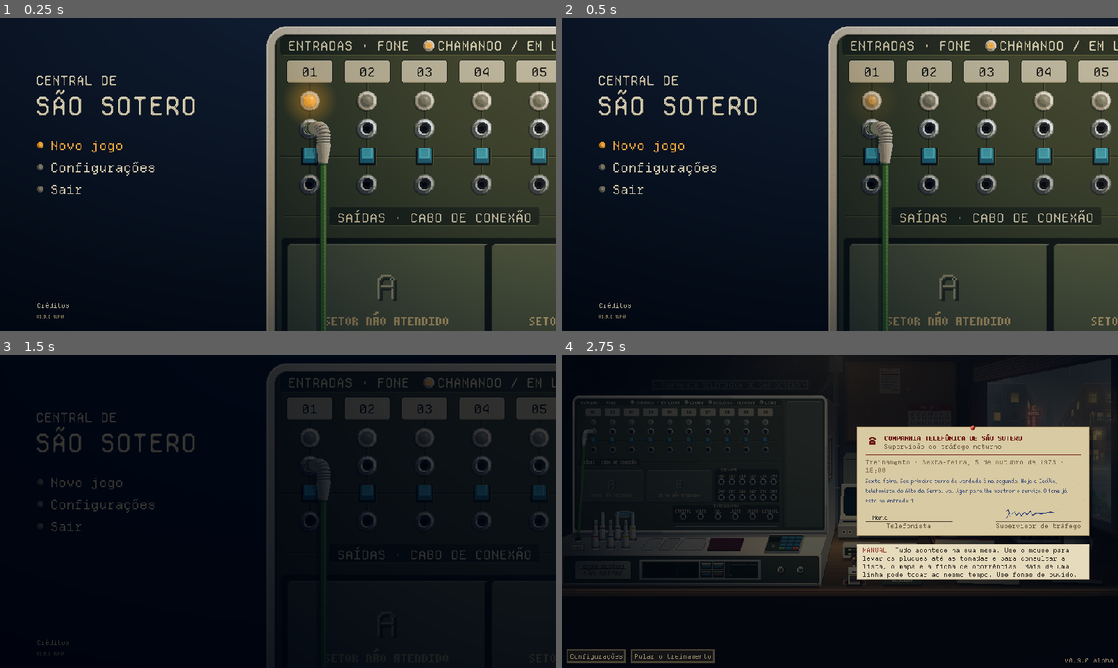
Above: before the commit, frames 1-4 (two rows, left to right).
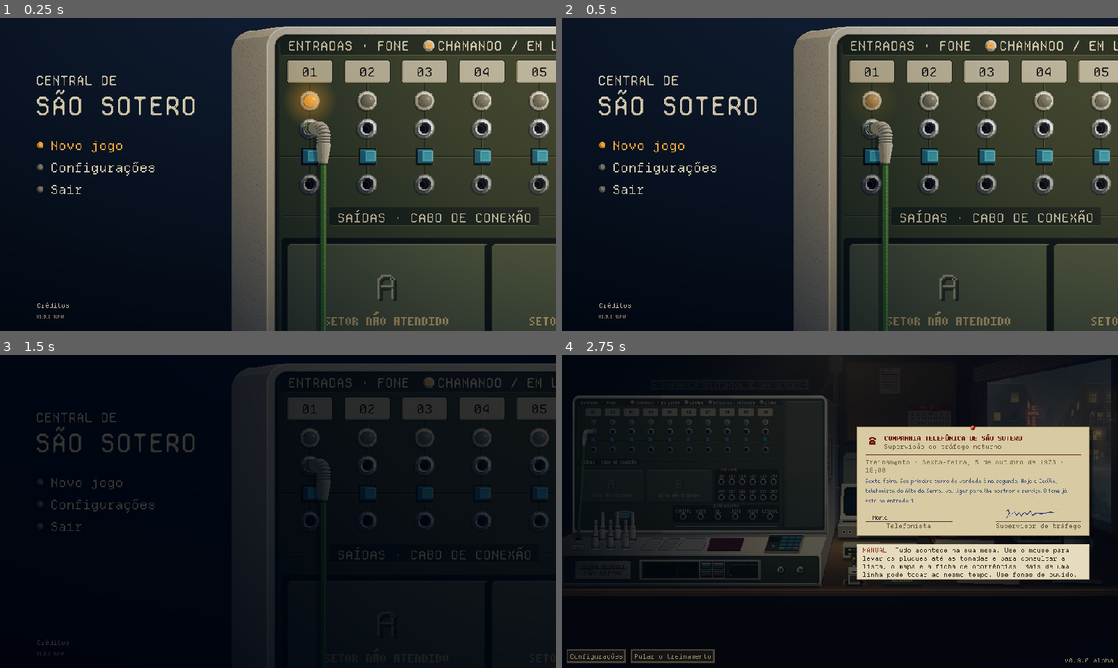
Above: after the commit, the same moments.

Repository: MendelDdS/Project-Switchboard
Game: Godot game, scene res://scenes/app.tscn
The game is run twice, just before and just after one commit, with the same random seed, the same clock (stepped at 60 frames per second) and the same inputs.
Inputs (mouse positions are in pixels of both pictures, inside the frame that each line leads up to):
- Up to frame 1 (0.25 s): no input
- Up to frame 2 (0.5 s): no input
- Up to frame 3 (1.5 s): click "Novo jogo" at 0.5 s; click "Novo jogo" at 1.25 s
- Up to frame 4 (2.75 s): tap Enter at 2 s; drag from (840, 511) to (895, 442) at 2.02 s

The runs differ from the first frame. In frame 1, 6.5% of the frame differs, in the area x 41-99%, y 2-100%; in frame 2, 6.5%; in frame 3, 0.5%; in frame 4, nothing differs.

Commit message:
feat(#0000): title screen board seen from the side like the plug: the cabinet's left side showing (TitleBoard._side_art, SIDE), key tops leaning right (KEY_H), lamp domes as half spheres drawn pixel by pixel with the sharp reflection back (_dome, DOME_R), the jack hole bottom shifted left with the inner wall showing (HOLE_DEPTH), the frame shadow on the recessed panel wider and following the corner (FRAME_SHADE), the left side of the number plates and the right wall of the outputs tab; HISTORICO (the 3D prototype tried and discarded, the title screen requests) and CLAUDE.md
Co-Authored-By: Claude Fable 5.2 <noreply@anthropic.com>
Claude-Session: https://claude.ai/code/session_01Qd9aRogvdp5szMffLJHwBt

Diff:
--- a/scripts/ui/title_board.gd
+++ b/scripts/ui/title_board.gd
@@ -28,6 +28,11 @@
 ## O FONE (`_fone_art`), as medidas do plug encaixado da mesa (`Switchboard.ELBOW_*`) em 3×:
 const TILT := Vector2(0.6, -0.08)   ## px na tela por px de distância do painel: quem olha está na frente da tela,
 ## à esquerda do painel e um pouco abaixo, e vê o plug pelo lado esquerdo (o cotovelo pende para a direita)
+const FRAME_SHADE := 8.0   ## o painel rebaixado: a faixa dele que a moldura tapa e escurece, em cima e à esquerda
+const SIDE := 100.0   ## a fundura do móvel: a lateral esquerda dele aparece à esquerda da moldura, `TILT` × isto
+const KEY_H := 10.0   ## quanto a tecla solta sai do painel: o tampo aparece deslocado `TILT` × isto, como o plug...
+const HOLE_DEPTH := 5.0   ## ...e o fundo do furo da tomada, para o outro lado (vê-se a parede da direita lá dentro)
+const DOME_R := 11.0   ## o raio da cúpula da lâmpada, meia esfera vista pela mesma vista
 const PLUG_R := 10.0   ## o raio do tubo (mais fino que o aro da tomada, como no jogo)
 const SLEEVE_R := 9.0   ## o da ponta de metal: o do furo da tomada (`Switchboard.JACK_RINGS[0]` em 3×)
 const PLUG_BODY := 24.0   ## do painel até o fim do corpo duro (curto: a cabeça lisa logo vira a dobra)
@@ -43,6 +48,7 @@
 
 var _shell: ImageTexture
 var _fone: ImageTexture
+var _side: ImageTexture
 var _shade: GradientTexture2D
 var _wall: GradientTexture2D
 var _glow: GradientTexture2D
@@ -57,6 +63,7 @@
 	_shell = _shell_art()
 	_fone = _fone_art()
 	_shade = _light_art()
+	_side = _side_art()
 	_wall = GradientTexture2D.new()   # a parede atrás da mesa: a luz da sala caindo do alto e sumindo no escuro à esquerda
 	_wall.width = 240   # (um quarto da tela: liso, sem peso)
 	_wall.height = 135
@@ -99,8 +106,7 @@
 	draw_texture_rect(_wall, Rect2(-position, get_viewport_rect().size), false)   # (a tela inteira, atrás da mesa)
 	var inner := OUTER.grow(-FRAME)
 	draw_rect(inner, Pal.BOARD_FACE)
-	draw_rect(Rect2(inner.position, Vector2(inner.size.x, 3)), Pal.BOARD_METAL[1])   # rebaixado: a sombra em cima e à esquerda
-	draw_rect(Rect2(inner.position, Vector2(3, inner.size.y)), Pal.BOARD_METAL[1])
+	draw_texture(_side, Vector2(OUTER.position.x - ceilf(TILT.x * SIDE), 0))
 	draw_texture(_shell, Vector2.ZERO)
 	_draw_header(inner)
 	_groove(Rect2(inner.position.x + 9, Y["key"] - 1, size.x, 3), true)   # a faixa das chaves de escuta, atrás delas
@@ -179,6 +185,7 @@
 	draw_rect(Rect2(r.position.x + 3, r.position.y, r.size.x - 6, 1), Pal.BOARD_TAG.lightened(0.18))
 	draw_rect(Rect2(r.position.x + 3, r.end.y - 1, r.size.x - 6, 1), Pal.BOARD_TAG.darkened(0.2))
 	draw_rect(Rect2(r.position.x + 1, r.end.y - 2, r.size.x - 2, 1), Pal.BOARD_TAG.darkened(0.1))
+	draw_rect(Rect2(r.position.x, r.position.y + 3, 2, r.size.y - 6), Pal.BOARD_TAG.darkened(0.35))   # a lateral esquerda dela, à mostra pela vista do plug (`TILT`)
 	var rows := PixelArt.big(text, 1)
 	PixelArt.sprite(self, PixelArt.art(rows, {"*": Pal.ENGRAVED}), r.get_center() + Vector2(0, 1))
 
@@ -198,11 +205,41 @@
 	ci.draw_texture_rect(_glow, Rect2(c - Vector2(48, 48), Vector2(96, 96)), false)
 
 
-## A cúpula de vidro leitoso na cor `g`, com o reflexo `shine` mais claro.
+## A cúpula de vidro leitoso na cor `g`, com o reflexo `shine` mais claro: meia esfera (`DOME_R`) pixel a pixel, vista
+## como o plug (`TILT`: o alto dela pende para a direita), cada pixel com o ponto mais à frente e o tom da luz na
+## normal ali. Guardada por cor (a apagada e a acesa).
+static var _domes := {}
 static func _dome(ci: CanvasItem, c: Vector2, g: Color, shine: float) -> void:
-	PixelArt.sprite(ci, PixelArt.disc(24, [[11.0, g.lightened(0.1), g, g.darkened(0.22)]], LIGHT), c)
-	PixelArt.sprite(ci, PixelArt.disc(24, [[7.0, g.lightened(0.18), g.lightened(0.06), g.darkened(0.06)]], LIGHT), c + Vector2(1, -1))
-	PixelArt.sprite(ci, PixelArt.disc(4, [[2.0, g.lightened(shine)]]), c + Vector2(4, -5))   # o reflexo no vidro
+	if not _domes.has(g):
+		var d := 36
+		var img := Image.create(d, d, false, Image.FORMAT_RGBA8)
+		var sun := Vector3(LIGHT.x, LIGHT.y, 1.1).normalized()
+		var half := (sun + Vector3(-TILT.x, -TILT.y, 1.0).normalized()).normalized()   # o reflexo: entre a luz e quem olha
+		var tt := TILT.length_squared() + 1.0
+		for y in d:
+			for x in d:
+				var o := Vector2(x + 0.5, y + 0.5) - Vector2(d, d) / 2.0
+				var b := o.dot(TILT)
+				var disc := b * b - tt * (o.length_squared() - DOME_R * DOME_R)
+				var z := (b + sqrt(maxf(disc, 0.0))) / tt   # o ponto da esfera mais à frente neste pixel
+				if disc < 0.0 or z < 0.0:
+					continue
+				var q := o - TILT * z
+				var lit := Vector3(q.x, q.y, z).dot(sun) / DOME_R
+				var col := g.darkened(0.22)
+				if Vector3(q.x, q.y, z).dot(half) / DOME_R > 0.972:
+					col = g.lightened(shine)   # o reflexo no vidro
+				elif lit > 0.85:
+					col = g.lightened(0.18)
+				elif lit > 0.6:
+					col = g.lightened(0.08)
+				elif lit > 0.3:
+					col = g
+				elif lit > 0.0:
+					col = g.darkened(0.1)
+				img.set_pixel(x, y, col)
+		_domes[g] = ImageTexture.create_from_image(img)
+	PixelArt.sprite(ci, _domes[g], c + Vector2(1, 0))   # (em cima do aro, 2 px para fora do painel)
 
 
 ## A chapa sobre um banco, como na mesa (`Switchboard._draw_plate`): oliva-acinzentada, a beira de cima na luz e a
@@ -246,7 +283,8 @@
 
 ## O aro da tomada, pixel a pixel (a do painel, `Switchboard._jack_tex`, em 3×, com o que não cabia em 12 px): o furo
 ## com a mola de contato lá dentro, a parede da bucha (côncava: pega a luz do outro lado), a face e a descida até o
-## painel. Guardado por `dim`.
+## painel. O fundo do furo aparece deslocado para a esquerda (`HOLE_DEPTH`, pela vista do plug, `TILT`), com a parede
+## de dentro à mostra à direita. Guardado por `dim`.
 static var _jacks := {}
 static func _jack_art(dim: float) -> ImageTexture:
 	if _jacks.has(dim):
@@ -259,12 +297,13 @@
 			var r := o.length()
 			var lit := o.normalized().dot(LIGHT) if r > 0.01 else 0.0
 			var col := Color.TRANSPARENT
-			if r <= 5.0:
+			var deep := (o + TILT * HOLE_DEPTH).length()   # a distância ao meio do fundo do furo
+			if r <= 8.5 and deep <= 5.0:
 				col = Pal.JACK_HOLE
-			elif r <= 6.5:   # a mola de contato, no fundo do furo, quase sem luz
+			elif r <= 8.5 and deep <= 6.5:   # a mola de contato, no fundo do furo, quase sem luz
 				col = Pal.JACK_HOLE.lerp(Pal.JACK_METAL["wall"][4] if lit < 0.0 else Pal.JACK_METAL["wall"][3], 0.5)
-			elif r <= 8.5:
-				col = Pal.JACK_HOLE.lightened(0.04)
+			elif r <= 8.5:   # a parede de dentro, à direita, na sombra
+				col = Pal.JACK_HOLE.lerp(Pal.JACK_METAL["wall"][4], 0.3 if deep > 8.5 else 0.1)
 			elif r <= 17.5:
 				var face := r > 11.5
 				var ramp: Array = Pal.JACK_METAL["face" if face else "wall"]
@@ -278,8 +317,9 @@
 	return _jacks[dim]
 
 
-## A tecla de escuta solta, no rebaixo dela: a base e o tampo menor (a tecla afunila), com as laterais à mostra e a
-## sombra embaixo à esquerda (a da mesa, `Switchboard._key_cap`, em 3×).
+## A tecla de escuta solta, no rebaixo dela: a base e o tampo menor (a tecla afunila), deslocado para a direita pela
+## vista do plug (`TILT` × `KEY_H`), com a lateral esquerda e a da frente à mostra e a sombra embaixo à esquerda (a da
+## mesa, `Switchboard._key_cap`, em 3×).
 func _draw_key(c: Vector2) -> void:
 	var well := Rect2(c - Vector2(15, 15), Vector2(30, 30))
 	_rounded(well, 2.0, Pal.BOARD_INSET)
@@ -295,7 +335,7 @@
 	var k := Pal.KEY_CAP
 	var img := Image.create(40, 40, false, Image.FORMAT_RGBA8)
 	var base := Rect2i(8, 8, 24, 24)
-	var top := Rect2i(11, 5, 18, 18)   # 6 px acima da base: a tecla solta
+	var top := Rect2i(Vector2i(11, 11) + Vector2i((TILT * KEY_H).round()), Vector2i(18, 18))
 	var layers := []
 	for i in 13:
 		var f := i / 12.0
@@ -325,6 +365,7 @@
 	var tab := Rect2(COL0 + PITCH * (LIT_LINE - 1) + 34, y - 15, w + 30, 32)   # (depois do fio do FONE, que caía por cima das letras)
 	_rounded(tab, 5.0, Pal.BOARD_STRIP)
 	draw_rect(Rect2(tab.position.x + 4, tab.end.y, tab.size.x - 8, 1), Pal.BOARD_METAL[5])
+	draw_rect(Rect2(tab.end.x - 2, tab.position.y + 4, 2, tab.size.y - 8), Pal.BOARD_METAL[2])   # a parede direita do rebaixo, à mostra pela vista do plug
 	_text(caption, tab.position.x + 15, tab.get_center().y, Pal.BOARD_INK)
 
 
@@ -357,12 +398,16 @@
 		for x in range(int(OUTER.position.x), w):
 			var ex := x - OUTER.position.x
 			var ey := y - OUTER.position.y
-			if ex >= FRAME + 1 and ey >= FRAME + 1 and (ex >= SHELL_R or ey >= SHELL_R):
+			if ex >= FRAME + FRAME_SHADE and ey >= FRAME + FRAME_SHADE and (ex >= SHELL_R + FRAME_SHADE or ey >= SHELL_R + FRAME_SHADE):
 				continue
 			var c := Vector2(x + 0.5, y + 0.5)
 			var dout := _round_dist(c, OUTER, SHELL_R)
 			var din := _round_dist(c, inner, SHELL_R - FRAME)
-			if dout >= 0.0 or din < 0.0:
+			if dout >= 0.0:
+				continue
+			if din < 0.0:   # o painel, rebaixado: a sombra da moldura acompanha o canto, mais funda rente a ela
+				if din > -FRAME_SHADE:
+					img.set_pixel(x, y, Pal.BOARD_METAL[1 if din > -FRAME_SHADE / 2.0 else 2])
 				continue
 			var step := 0
 			if dout > -1.0:
@@ -376,6 +421,37 @@
 			elif posmod((x * 73856093) ^ (y * 19349663), 23) == 0:
 				step = -1   # o grão do esmalte
 			img.set_pixel(x, y, Pal.cabinet(0.3, step))
+	return ImageTexture.create_from_image(img)
+
+
+## A lateral esquerda do móvel, pixel a pixel: o contorno da moldura levado para trás (`SIDE`) pela vista do plug
+## (`TILT`: para a esquerda e um pouco para baixo; o tampo de cima não aparece). O tom pela luz na normal do contorno
+## (a lateral na sombra, clareando na curva do canto), a beira de trás mais escura, o grão do esmalte e, por cima, a
+## luz da sala (`_shade`, posta aqui: desenhada na tela, escurecia a parede ao lado).
+func _side_art() -> ImageTexture:
+	var w := ceili(TILT.x * SIDE)
+	var x0 := OUTER.position.x - w
+	var img := Image.create(w + int(SHELL_R), SIZE.y, false, Image.FORMAT_RGBA8)
+	var from := _shade.fill_from * Vector2(SIZE)
+	var span := (_shade.fill_to * Vector2(SIZE)).distance_to(from)
+	for y in SIZE.y:
+		for x in img.get_width():
+			var p := Vector2(x0 + x + 0.5, y + 0.5)
+			if _round_dist(p, OUTER, SHELL_R) < 0.0:
+				continue
+			var d := 0.5
+			while d <= SIDE and _round_dist(p + TILT * d, OUTER, SHELL_R) >= 0.0:
+				d += 0.5
+			if d > SIDE:
+				continue
+			var q := p + TILT * d
+			var n := Vector2(_round_dist(q + Vector2.RIGHT, OUTER, SHELL_R) - _round_dist(q - Vector2.RIGHT, OUTER, SHELL_R),
+				_round_dist(q + Vector2.DOWN, OUTER, SHELL_R) - _round_dist(q - Vector2.DOWN, OUTER, SHELL_R)).normalized()
+			var step := -2 + int((n.dot(LIGHT) + 0.7071) * 2.0)
+			if d > SIDE - 1.5 or posmod((int(p.x) * 73856093) ^ (y * 19349663), 23) == 0:
+				step -= 1   # a beira de trás; o grão do esmalte
+			var sh := _shade.gradient.sample(p.distance_to(from) / span)
+			img.set_pixel(x, y, Pal.cabinet(0.3, step).lerp(Color(sh, 1.0), sh.a))
 	return ImageTexture.create_from_image(img)
 
 
Not shown, changed: CLAUDE.md
Not shown, changed: HISTORICO.md
